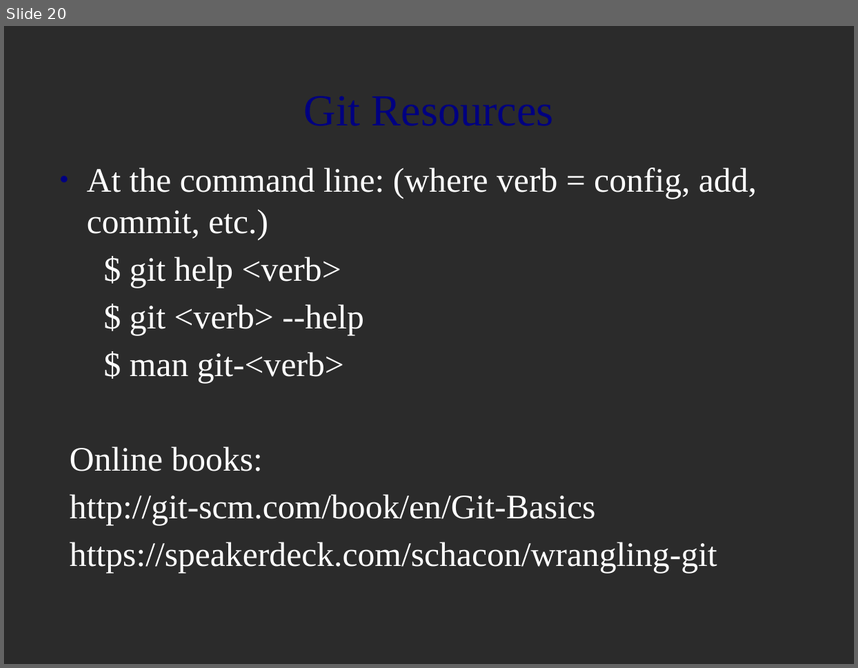
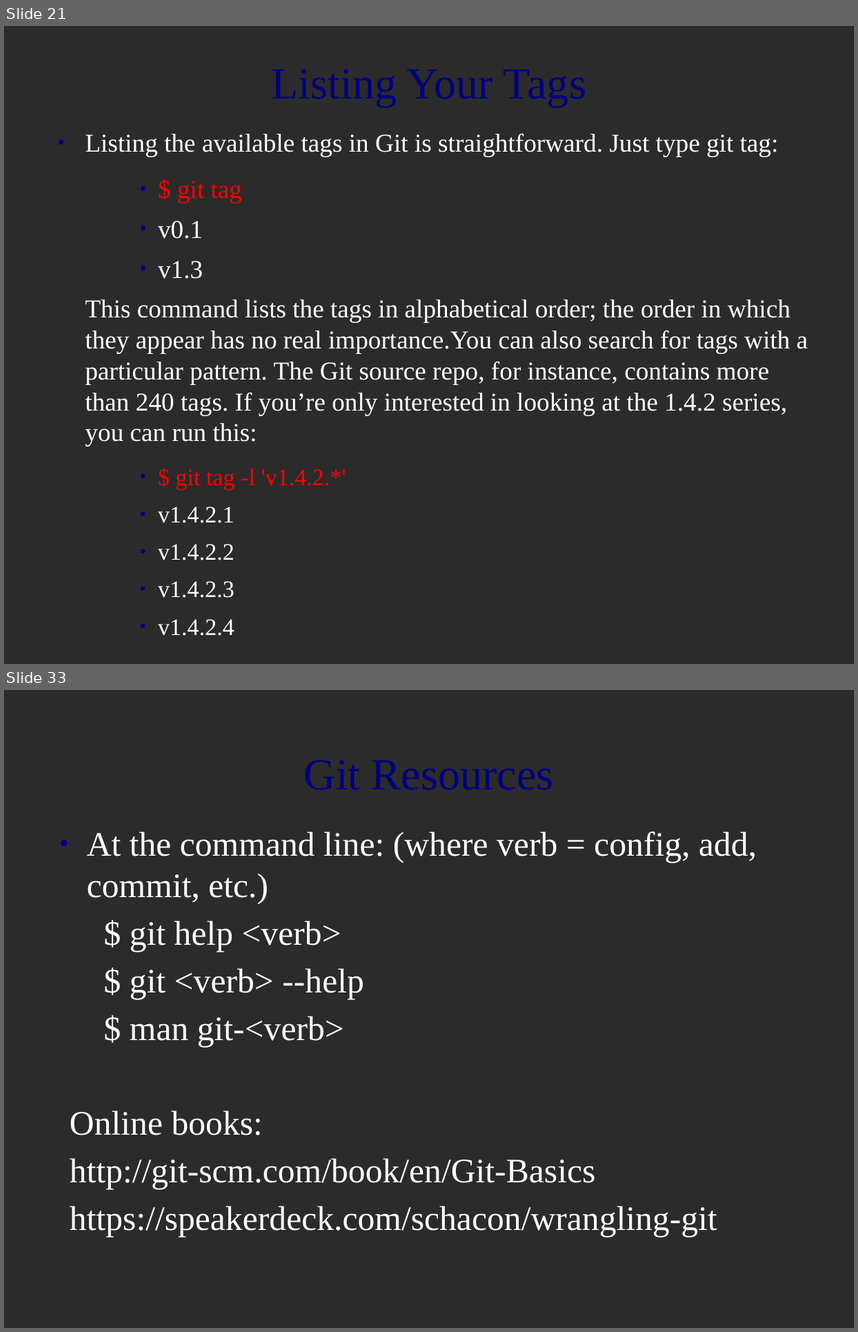
Before and after one commit to MariamP/myRepo, a slide deck: git_intro.odp. Shown one above the other, each under a label of ours: slide 20 before the commit, slides 21 and 33 after it; the slides between them are not shown. The pictures are 858x668 and 858x1332 pixels, drawn with LibreOffice and Linux fonts; fonts in the diff are those of the drawing; background and template pictures are left out; a plain dark background stands for a picture behind light text. Boxes give left, top, right and bottom in pixels: in the first picture for what was removed or moved away, otherwise in the second. Text is boxed around its words. In the diff, an @@ line names an element or a change of style, - is before the commit and + after.

```diff
--- a/git_intro.odp
+++ b/git_intro.odp
@@ slide 21 added at <box>4,26,854,664</box>, background picture (left out) @@
@@ title added at <box>85,134,343,156</box>, 41.4 pt, text #000080 @@
+Listing Your Tags
@@ text added at <box>85,133,809,635</box>, 24 pt, text #FFFFFF @@
+● Listing the available tags in Git is straightforward. Just type git tag:
+    ● $ git tag
+    ● v0.1
+    ● v1.3
+This command lists the tags in alphabetical order; the order in which they appear has no real importance.You can also search for tags with a particular pattern. The Git source repo, for instance, contains more than 240 tags. If you’re only interested in looking at the 1.4.2 series, you can run this:
+    ● $ git tag -l 'v1.4.2.*'
+    ● v1.4.2.1
+    ● v1.4.2.2
+    ● v1.4.2.3
+    ● v1.4.2.4
@@ what was slide 20 is now slide 33 @@
```
Also in this commit, not shown: 12 other slides added.
